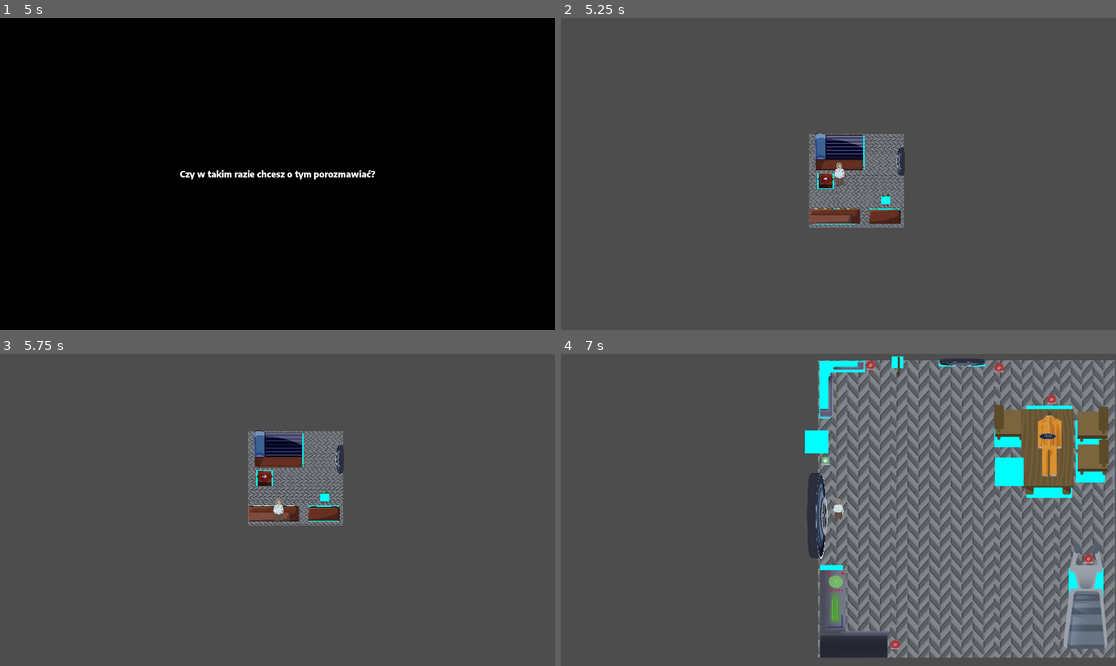
Above: before the commit, frames 1-4 (two rows, left to right).
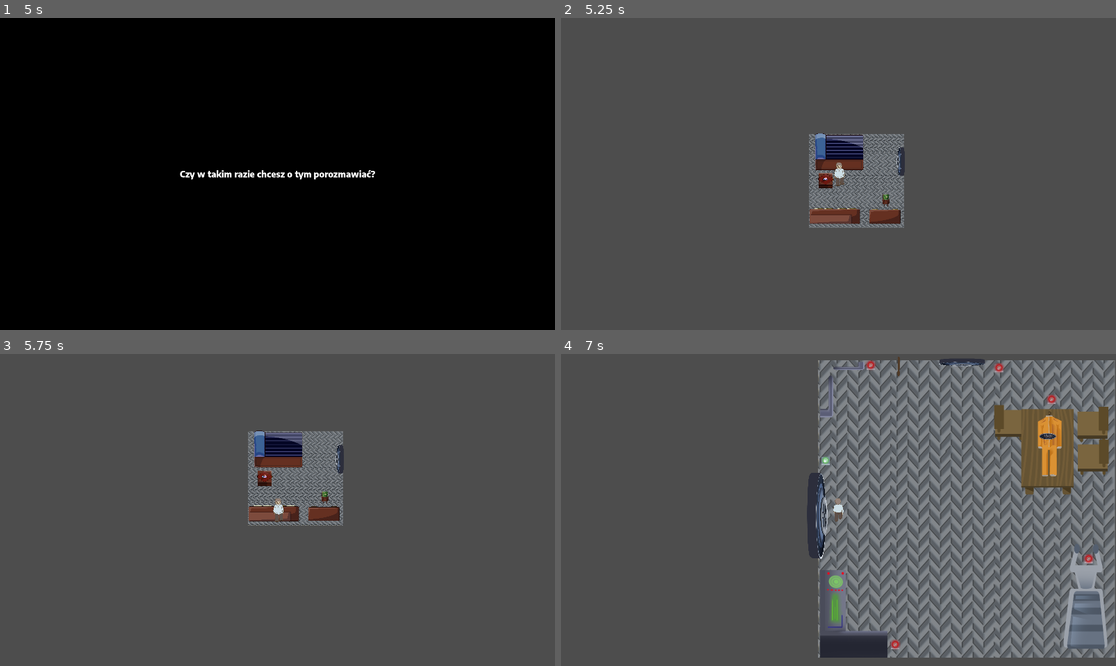
Above: after the commit, the same moments.

Repository: M4przybysz/lem_game_jam-powtorka
Game: Godot game, scene res://src/main/main.tscn
Same seed, same stepped clock (60 frames per second), same inputs: the game is played once before the commit and once after it.
Inputs:
- Up to frame 1 (5 s): tap Enter at 0.5, 2, 4.25 s; hold D (right) 0.53-1.28 s; tap F (action1) at 0.6, 1.35, 2.3, 3.05, 3.6, 4.35 s; tap Space at 1.25, 2.75 s; hold S (down) 1.28-2.03 s; hold D (right) 2.03-2.78 s; tap E (action2) at 2.1 s; hold W (up) 2.78-3.53 s; tap T (action3) at 2.85 s; hold A (left) from 3.53 s (still down)
- Up to frame 2 (5.25 s): tap Space at 5 s; release A (left) at 5.03 s; hold S (down) from 5.03 s (still down); tap E (action2) at 5.1 s
- Up to frame 3 (5.75 s): keep holding S (down); tap F (action1) at 5.3 s
- Up to frame 4 (7 s): release S (down) at 5.78 s; hold D (right) 5.78-6.53 s; tap T (action3) at 5.85 s; tap F (action1) at 6.05, 6.6 s; hold W (up) from 6.53 s (still down)

Frame 1 is identical in both runs. In frame 2, 0.1% of the frame differs, in the area x 45-62%, y 37-67%; in frame 3, 0.1%; in frame 4, 2.4%, in the area x 43-98%, y 0-79%.

Commit message:
Created most of the second loop

Diff:
--- /dev/null
+++ b/powtorka/default_bus_layout.tres
@@ -0,0 +1,3 @@
+[gd_resource type="AudioBusLayout" format=3 uid="uid://dxamux2ygwt7r"]
+
+[resource]
--- a/powtorka/src/gameplay/gameplay.gd
+++ b/powtorka/src/gameplay/gameplay.gd
@@ -1,4 +1,7 @@
 extends Node2D
+
+
+@onready var glowny: Node2D = $Glowny
 
 @onready var player: CharacterBody2D = $Player
 @onready var ui: Control = $CanvasLayer/UI
@@ -12,6 +15,7 @@
 var loop_count: int = 0
 var player_holds_item: bool = false
 var player_holds_adam: bool = true
+var chair_in_place: bool = false
 
 var terapeutka_tekst = [
 	"Czy w takim razie chcesz o tym porozmawiać?",
@@ -28,7 +32,7 @@
 	"Nie tak powinny wyglądać jej ostatnie chwile…"
 ]
 
-var	sypialnia_tekst = [
+var sypialnia_tekst = [
 	"Nie wiem po co jeszcze biorę te leki…",
 	"Nic mi nie pomagają…",
 	"Może znowu pójdę spać…"
@@ -36,7 +40,8 @@
 
 var salon_tekst = [
 	"Wtedy była moja warta, musiałem upewnić się, że jesteśmy bezpieczni.",
-	"Wtedy poszedłem napić się kawy."
+	"Wtedy poszedłem napić się kawy.",
+	"Może kawa mnie rozbudzi."
 ]
 
 var kuchnia_tekst = [
@@ -85,6 +90,11 @@
 	ui.show_therapy_text(terapeutka_tekst[0])
 	timer.start()
 
+func start_loop2():
+	reset_loop()
+	$Kubeczek.global_position = Vector2(50, 150)
+	$Kubeczek.visible = true
+	$Krzeslo4.visible = true
 
 func _on_timer_timeout() -> void:
 	ui.hide_therapy_text()
--- a/powtorka/src/gameplay/gameplay.tscn
+++ b/powtorka/src/gameplay/gameplay.tscn
@@ -40,7 +40,7 @@
 [node name="Timer" type="Timer" parent="CanvasLayer"]
 wait_time = 5.0
 
-[node name="Kubeczek" parent="." instance=ExtResource("4_44x78")]
+[node name="Kubeczek" parent="." groups=["cup"] instance=ExtResource("4_44x78")]
 position = Vector2(20, 1945)
 START_POSITION_X = 20
 START_POSITION_Y = 1945
@@ -50,7 +50,7 @@
 scale = Vector2(0.08, 0.08)
 texture = ExtResource("9_ld6nv")
 
-[node name="Krzeslo4" parent="." instance=ExtResource("4_44x78")]
+[node name="Krzeslo4" parent="." groups=["chair"] instance=ExtResource("4_44x78")]
 position = Vector2(500, 1800)
 scale = Vector2(2, 2)
 START_POSITION_X = 500
--- a/powtorka/src/levels/glowny.gd
+++ b/powtorka/src/levels/glowny.gd
@@ -15,21 +15,21 @@
 	$Wlaz2.visible = false
 
 func show_hatch1():
-	$Wlaz.visible = true
+	$Wlaz1.visible = true
 
 func show_hatch2():
-	$Wlaz.visible = true
+	$Wlaz2.visible = true
 
-
-func _on_area_2d_body_entered(body: Node2D) -> void:
+func _on_kapsula_body_entered(body: Node2D) -> void:
 	if body.is_in_group("player") && get_parent().rzep.glued == true:
 		memory1()
 
 func memory1():
 	get_parent().ui.blink = 0
 	get_parent().ui.kszksz()
+	$Timer.start()
 	# wstawić odtwarzanie dźwięku
-	$Timer.start()
+	$"Lampka sprawdzająca właz2/Sprite2D".texture = load("res://asstes/graphics/mapa/lamkaz.png")
 
 func _on_timer_timeout() -> void:
 	$Timer.stop()
@@ -37,4 +37,11 @@
 	get_parent().ui.kszksz()
 	get_parent().timer.start(3.0)
 	get_parent().ui.show_therapy_text(get_parent().terapeutka_tekst[1])
-	get_parent().reset_loop()
+	get_parent().start_loop2()
+
+
+func _on_chair_place_body_entered(body: Node2D) -> void:
+	print(body)
+	if body.is_in_group("player"):
+		get_parent().chair_in_place = true
+		print(get_parent().chair_in_place)
--- a/powtorka/src/levels/glowny.tscn
+++ b/powtorka/src/levels/glowny.tscn
@@ -18,6 +18,9 @@
 [ext_resource type="Texture2D" uid="uid://dg2euqmv7cnl5" path="res://asstes/graphics/mapa/lamkac.png" id="12_kvnfd"]
 [ext_resource type="Texture2D" uid="uid://cms3mfba6c2yy" path="res://asstes/graphics/mapa/lamkaz.png" id="13_3mvej"]
 
+[sub_resource type="CircleShape2D" id="CircleShape2D_rix1f"]
+radius = 11.4856
+
 [sub_resource type="RectangleShape2D" id="RectangleShape2D_06k6p"]
 
 [node name="Glowna" type="Node2D"]
@@ -107,10 +110,6 @@
 scale = Vector2(0.049, 0.021125)
 texture = ExtResource("9_jpe54")
 
-[node name="Kapsula" parent="." instance=ExtResource("2_0er4t")]
-position = Vector2(9, -761)
-scale = Vector2(4, 4)
-
 [node name="Wieszak na skafander" parent="." instance=ExtResource("2_0er4t")]
 position = Vector2(289, -1036)
 scale = Vector2(2, 2)
@@ -164,6 +163,11 @@
 [node name="miejsce na krzeslo" parent="." instance=ExtResource("2_0er4t")]
 position = Vector2(676, -657)
 scale = Vector2(5, 5)
+
+[node name="chair_place" type="Area2D" parent="miejsce na krzeslo"]
+
+[node name="CollisionShape2D" type="CollisionShape2D" parent="miejsce na krzeslo/chair_place"]
+shape = SubResource("CircleShape2D_rix1f")
 
 [node name="Lampka sprawdzająca rury" parent="." instance=ExtResource("2_0er4t")]
 position = Vector2(195, -1023)
@@ -216,10 +220,11 @@
 scale = Vector2(0.1, 0.022)
 texture = ExtResource("4_1cvcg")
 
-[node name="Area2D" type="Area2D" parent="Wlaz3"]
-
-[node name="CollisionShape2D" type="CollisionShape2D" parent="Wlaz3/Area2D"]
+[node name="kapsula" type="Area2D" parent="Wlaz3"]
+
+[node name="CollisionShape2D" type="CollisionShape2D" parent="Wlaz3/kapsula"]
 shape = SubResource("RectangleShape2D_06k6p")
 
 [connection signal="timeout" from="Timer" to="." method="_on_timer_timeout"]
-[connection signal="body_entered" from="Wlaz3/Area2D" to="." method="_on_area_2d_body_entered"]
+[connection signal="body_entered" from="miejsce na krzeslo/chair_place" to="." method="_on_chair_place_body_entered"]
+[connection signal="body_entered" from="Wlaz3/kapsula" to="." method="_on_kapsula_body_entered"]
--- /dev/null
+++ b/powtorka/src/levels/kuchnia.gd
@@ -0,0 +1,30 @@
+extends Node2D
+
+
+# Called when the node enters the scene tree for the first time.
+func _ready() -> void:
+	pass # Replace with function body.
+
+
+# Called every frame. 'delta' is the elapsed time since the previous frame.
+func _process(delta: float) -> void:
+	pass
+
+
+func _on_area_2d_body_entered(body: Node2D) -> void:
+	if body.is_in_group("player"):
+		memory2()
+
+func memory2():
+	get_parent().ui.blink = 0
+	get_parent().ui.kszksz()
+	$Timer.start()
+	# wstawić dźwięk
+
+func _on_timer_timeout() -> void:
+	$Timer.stop()
+	get_parent().ui.blink = 0
+	get_parent().ui.kszksz()
+	get_parent().timer.start(3.0)
+	get_parent().ui.show_therapy_text(get_parent().terapeutka_tekst[2])
+	get_parent().start_loop2()
--- a/powtorka/src/levels/kuchnia.tscn
+++ b/powtorka/src/levels/kuchnia.tscn
@@ -1,12 +1,20 @@
-[gd_scene load_steps=6 format=3 uid="uid://cwblrpmalwlie"]
+[gd_scene load_steps=8 format=3 uid="uid://cwblrpmalwlie"]
 
 [ext_resource type="PackedScene" uid="uid://ofmada627bwp" path="res://src/levels/rooms/room_medium_closed.tscn" id="1_8yqsu"]
 [ext_resource type="Texture2D" uid="uid://kh07qhbuof1n" path="res://asstes/graphics/mapa/kuchnia.png" id="1_lp1hb"]
+[ext_resource type="Script" path="res://src/levels/kuchnia.gd" id="1_nx1ej"]
 [ext_resource type="PackedScene" uid="uid://c5ith1wamnvtw" path="res://src/objects/object.tscn" id="3_qsbla"]
 [ext_resource type="PackedScene" uid="uid://brwy8u50fkdpl" path="res://src/teleport/teleport.tscn" id="4_73ywl"]
 [ext_resource type="Texture2D" uid="uid://cq2nmcwblbu13" path="res://asstes/graphics/mapa/wlaz2.png" id="5_jbtt7"]
 
+[sub_resource type="RectangleShape2D" id="RectangleShape2D_wtqjq"]
+size = Vector2(179, 171)
+
 [node name="Kuchnia" type="Node2D"]
+script = ExtResource("1_nx1ej")
+
+[node name="Timer" type="Timer" parent="."]
+wait_time = 3.0
 
 [node name="Sprite2D" type="Sprite2D" parent="."]
 position = Vector2(475, 295)
@@ -42,3 +50,12 @@
 position = Vector2(-58, 53.3333)
 scale = Vector2(0.5, 0.11)
 texture = ExtResource("5_jbtt7")
+
+[node name="Area2D" type="Area2D" parent="."]
+
+[node name="CollisionShape2D" type="CollisionShape2D" parent="Area2D"]
+position = Vector2(377.5, 274)
+shape = SubResource("RectangleShape2D_wtqjq")
+
+[connection signal="timeout" from="Timer" to="." method="_on_timer_timeout"]
+[connection signal="body_entered" from="Area2D" to="." method="_on_area_2d_body_entered"]
--- a/powtorka/src/levels/kuchnia2.tscn
+++ /dev/null
@@ -1,26 +0,0 @@
-[gd_scene load_steps=3 format=3 uid="uid://cpof1cudx7r0m"]
-
-[ext_resource type="PackedScene" uid="uid://ofmada627bwp" path="res://src/levels/rooms/room_medium_closed.tscn" id="1_t2nho"]
-[ext_resource type="PackedScene" uid="uid://c5ith1wamnvtw" path="res://src/objects/object.tscn" id="3_ygaym"]
-
-[node name="Kuchnia2" type="Node2D"]
-
-[node name="Room_Medium_Closed" parent="." instance=ExtResource("1_t2nho")]
-position = Vector2(138, -45)
-
-[node name="SzafkaKuchenna" parent="." instance=ExtResource("3_ygaym")]
-position = Vector2(469, 23)
-scale = Vector2(18, 6)
-
-[node name="SzafkaKuchenna2" parent="." instance=ExtResource("3_ygaym")]
-position = Vector2(465, 563)
-scale = Vector2(18, 6)
-
-[node name="SzafkaKuchenna3" parent="." instance=ExtResource("3_ygaym")]
-position = Vector2(725, 293)
-scale = Vector2(8, 33)
-
-[node name="PodstawkaEwy" parent="." instance=ExtResource("3_ygaym")]
-modulate = Color(1, 0.376471, 0.113725, 1)
-position = Vector2(723, 266)
-scale = Vector2(4, 4)
--- a/powtorka/src/objects/item.gd
+++ b/powtorka/src/objects/item.gd
@@ -20,6 +20,8 @@
 			glued = true
 			can_pick_up = false
 			get_parent().player_holds_item = true
+			if is_in_group("cup") && get_parent().chair_in_place == true:
+				get_parent().glowny.show_hatch1()
 		else:
 			glued = false
 			get_parent().player_holds_item = false
--- a/powtorka/src/objects/object.tscn
+++ b/powtorka/src/objects/object.tscn
@@ -3,6 +3,7 @@
 [node name="Object" type="Node2D"]
 
 [node name="ColorRect" type="ColorRect" parent="."]
+visible = false
 offset_left = -10.0
 offset_top = -10.0
 offset_right = 10.0
--- a/powtorka/src/player/player.tscn
+++ b/powtorka/src/player/player.tscn
@@ -186,6 +186,8 @@
 
 [node name="Player" type="CharacterBody2D" groups=["player"]]
 script = ExtResource("1_vkcnm")
+
+[node name="AudioStreamPlayer" type="AudioStreamPlayer" parent="."]
 
 [node name="animation" type="AnimatedSprite2D" parent="."]
 scale = Vector2(0.3, 0.3)
Not shown: 1 places in powtorka/src/levels/glowny.tscn that only renumber resources
